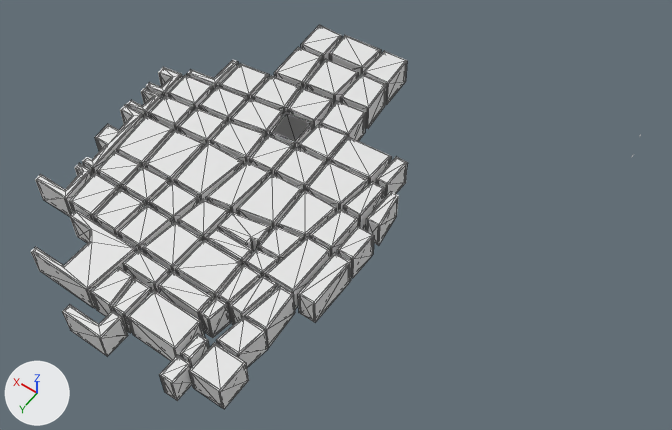
What one commit did to the FBX model Assets/Models/CiudadArica-Husares.fbx.
The view is the same before and after, from a 50 mm camera at (-49.2, 51.4, 84.3) aimed at (-11.0, -2.1, 0.2). The lights are fixed; the arrows at lower left show +X, +Y and +Z. The first picture is the older version. Mesh edges are drawn as thin lines on the coarser meshes. Where no turn or scale is listed for an object, it has been applied to the vertices.

Script lines for the objects in view, before the commit:
```python
me_basic_ceiling_generic__1712091__geometry = bpy.data.meshes.new('Basic Ceiling Generic [1712091] Geometry')
me_basic_ceiling_generic__1712091__geometry.from_pydata([(5.74, 0.1, 3.6), (5.16, 6.36, 3.6), (1.57, 6.36, 3.6), (0.91, 0.1, 3.6)], [], [(2, 3, 0), (0, 1, 2)])
me_basic_ceiling_generic__1712107__geometry = bpy.data.meshes.new('Basic Ceiling Generic [1712107] Geometry')
me_basic_ceiling_generic__1712107__geometry.from_pydata([(0.62, 6.98, 3.6), (0.98, 10.45, 3.6), (-2.34, 10.45, 3.6), (-2.34, 6.56, 3.6)], [], [(2, 3, 0), (0, 1, 2)])
me_basic_ceiling_generic__1712651__geometry = bpy.data.meshes.new('Basic Ceiling Generic [1712651] Geometry')
me_basic_ceiling_generic__1712651__geometry.from_pydata([(10.27, -0.11, 3.6), (6.44, -0.37, 3.6), (6.68, -3.84, 3.6), (10.5, -3.31, 3.6)], [], [(1, 2, 3), (3, 0, 1)])
ob_basic_ceiling_generic__1712091 = bpy.data.objects.new('Basic Ceiling Generic [1712091]', me_basic_ceiling_generic__1712091__geometry)
ob_basic_ceiling_generic__1712091.location = (0.0, 0.0, 0.0)
ob_basic_ceiling_generic__1712107 = bpy.data.objects.new('Basic Ceiling Generic [1712107]', me_basic_ceiling_generic__1712107__geometry)
ob_basic_ceiling_generic__1712107.location = (0.0, 0.0, 0.0)
ob_basic_ceiling_generic__1712651 = bpy.data.objects.new('Basic Ceiling Generic [1712651]', me_basic_ceiling_generic__1712651__geometry)
ob_basic_ceiling_generic__1712651.location = (0.0, 0.0, 0.0)
# also in view: 'Basic Ceiling Generic [1712227]' at (-16.4, 7.5, 3.6); 'Basic Ceiling Generic [1712738]' at (3.6, 13.4, 3.6); 'Basic Ceiling Generic [1712075]' at (12.4, 3.9, 3.6); 'Basic Ceiling Generic [1712147]' at (0.9, 21.0, 3.6); 'Basic Wall Generic - 200mm [1674219]' at (-15.1, 13.5, 1.8)
```
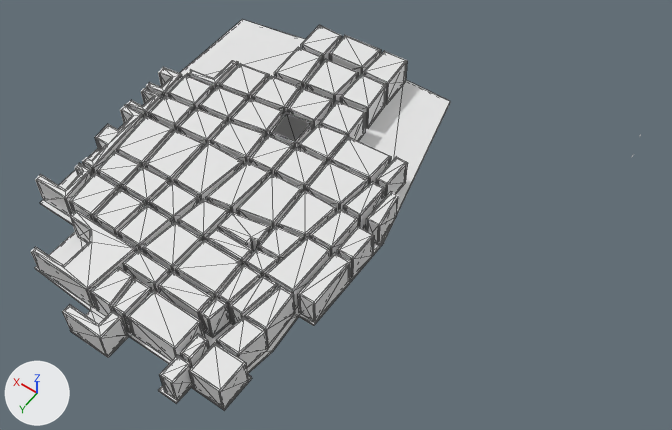
Changed parts and their boxes (x1, y1, x2, y2) in the pictures (672 x 430 px):
'Floor Generic 300mm [1712768]', added
    after: (35, 19, 450, 410)

Patch to the scene script:
```diff
--- a/Assets/Models/CiudadArica-Husares.fbx.py
+++ b/Assets/Models/CiudadArica-Husares.fbx.py
@@ me_floor_generic_300mm__1712768__geometry @@
+me_floor_generic_300mm__1712768__geometry.from_pydata(...)  # 48 vertices, 92 faces; spans x -17.5..19.3, y -25.5..26.4, z -0.3..0.0
@@ ob_floor_generic_300mm__1712768 @@
+ob_floor_generic_300mm__1712768 = bpy.data.objects.new('Floor Generic 300mm [1712768]', me_floor_generic_300mm__1712768__geometry)
+ob_floor_generic_300mm__1712768.location = (0.0, 0.0, 0.0)
```
